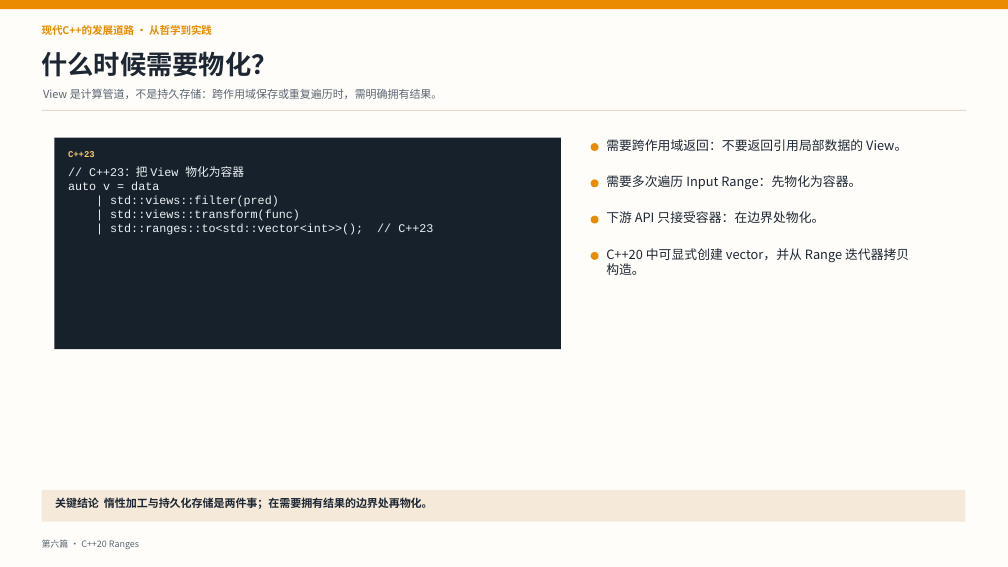
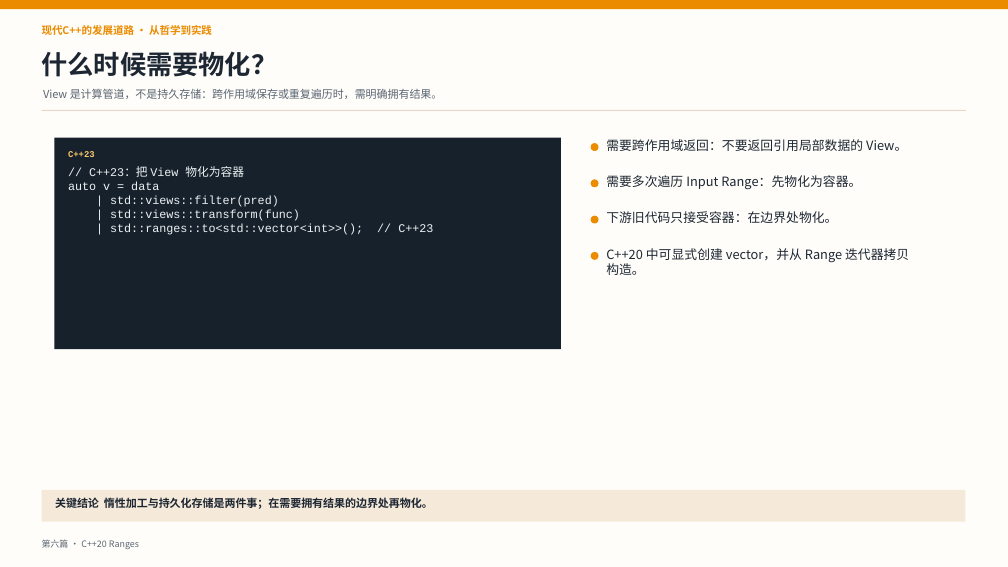
Before and after one commit to Alex-Cheng/qianxin_cpp, a slide deck: slide 20 of 第六集/第六集-C++20 Ranges——用管道思维打开编程新模式.pptx. Drawn at 1008x567 pixels with LibreOffice and Linux fonts; fonts in the diff are those of the drawing. Boxes give left, top, right and bottom in pixels: in the first picture for what was removed or moved away, otherwise in the second. Text is boxed around its words. In the diff, an @@ line names an element or a change of style, - is before the commit and + after.

```diff
--- a/第六集/第六集-C++20 Ranges——用管道思维打开编程新模式.pptx
+++ b/第六集/第六集-C++20 Ranges——用管道思维打开编程新模式.pptx
@@ text at box(606, 211, 837, 223): text changed @@
-下游 API 只接受容器：在边界处物化。
+下游旧代码只接受容器：在边界处物化。
```
Also in this commit, not shown: 10 other slides changed.
